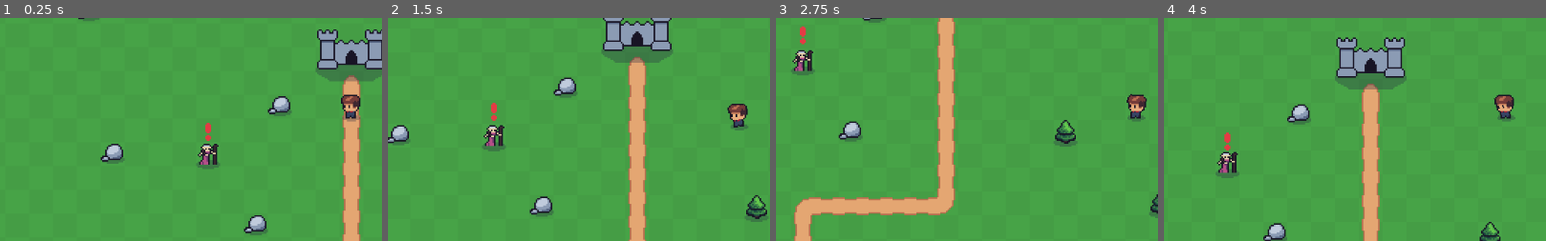
Above: before the commit, frames 1-4 (left to right).
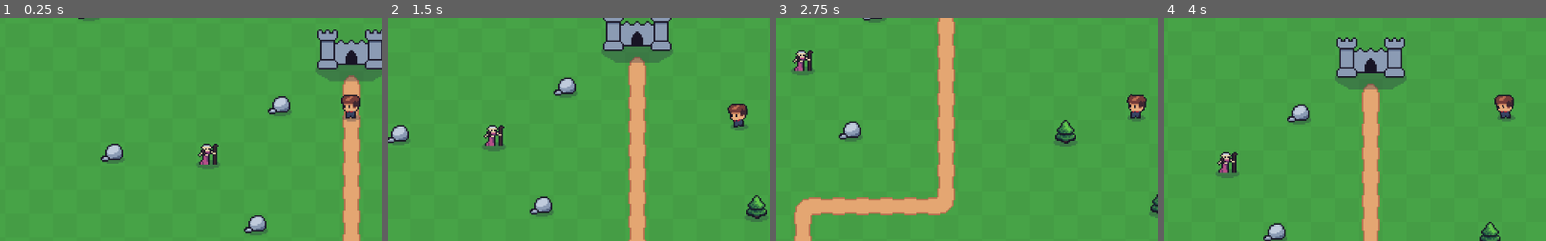
Above: after the commit, the same moments.

Repository: fionnfuchs/TowerDefense
Game: Godot game, scene res://scenes/PrototypeDefault.tscn
Two runs of this game, one before a commit and one after it. Both use one fixed random seed, a clock stepped at 60 frames per second and the inputs below. The project has no main scene, so this scene is started directly.
Inputs:
- Up to frame 1 (0.25 s): no input
- Up to frame 2 (1.5 s): tap Enter at 0.5 s; hold Right (ui_right) 0.53-1.28 s; tap 0 (0) at 0.6 s; tap 1 (1) at 0.8, 1.35 s; hold Down (ui_down) from 1.28 s (still down)
- Up to frame 3 (2.75 s): tap 2 (2) at 1.55, 2.1 s; release Down (ui_down) at 2.03 s; hold Right (ui_right) from 2.03 s (still down); tap 0 (0) at 2.3 s
- Up to frame 4 (4 s): release Right (ui_right) at 2.78 s; hold Up (ui_up) 2.78-3.53 s; tap 0 (0) at 2.85 s; tap 1 (1) at 3.05, 3.6 s; hold Left (ui_left) from 3.53 s (still down); tap 2 (2) at 3.8 s
The pictures show only the part of the screen within x 4-54%, y 30-80%; the shares and areas given below are measured in that part.

The runs differ from the first frame. In frame 1, 0.1% of the frame differs, in the area x 53-56%, y 47-56%; in frame 2, 0.1%; in frame 3, 0.1%, in the area x 6-8%, y 3-12%; in frame 4, 0.1%.

Commit message:
Add coin collection sound and fix druid exclamation mark

Diff:
--- /dev/null
+++ b/gdscript/Audio/GlobalSounds.gd
@@ -0,0 +1,13 @@
+extends Node2D
+
+
+func _ready():
+	Signals.connect("play_global_sound", self, "play_sound")
+
+func _process(delta):
+	position = Entities.player.position
+
+
+func play_sound(sound_name):
+	print("Playing Sound " + sound_name)
+	get_node(sound_name).play()
--- a/gdscript/Druid.gd
+++ b/gdscript/Druid.gd
@@ -2,8 +2,16 @@
 
 var grid_position = Vector2()
 
+onready var exclamation_symbol = $ExclamationSymbol
+
 func _ready():
 	position_changed()
+
+func _process(delta):
+	if Resources.resources["gold"] < 25:
+		exclamation_symbol.visible = false
+	else:
+		exclamation_symbol.visible = true
 
 func position_changed():
 	grid_position = Grid.get_grid_position(self.position)
--- a/gdscript/PickupResource.gd
+++ b/gdscript/PickupResource.gd
@@ -13,4 +13,6 @@
 
 func pick_up():
 	Resources.resources[resource_name] += amount
+	if resource_name == "gold":
+		Signals.emit_signal("play_global_sound", "CollectCoin")
 	queue_free()
--- a/gdscript/Singletons/Signals.gd
+++ b/gdscript/Singletons/Signals.gd
@@ -3,3 +3,4 @@
 signal trigger_build(building)
 signal interaction_target_changed(new_target)
 signal wave_beaten(wave_number)
+signal play_global_sound(sound_name)
--- a/scenes/PrototypeDefault.tscn
+++ b/scenes/PrototypeDefault.tscn
@@ -29,7 +29,9 @@
 [ext_resource path="res://scenes/DruidMenu.gd" type="Script" id=27]
 [ext_resource path="res://sprites/prototype/tool_select_1.png" type="Texture" id=28]
 [ext_resource path="res://gdscript/UI/InteractionModeIndicator.gd" type="Script" id=29]
+[ext_resource path="res://gdscript/Audio/GlobalSounds.gd" type="Script" id=30]
 [ext_resource path="res://sprites/prototype/supply_categorie_card.png" type="Texture" id=31]
+[ext_resource path="res://sounds/240781__f4ngy__coins-jingling.wav" type="AudioStream" id=32]
 
 [sub_resource type="CircleShape2D" id=1]
 
@@ -885,3 +887,9 @@
 cell_size = Vector2( 16, 16 )
 format = 1
 tile_data = PoolIntArray( -65536, 0, 2, 0, 0, 0, 65536, 0, 0, 131072, 0, 0, 196608, 0, 0, 262144, 0, 0, 327680, 0, 0, 3 …(459 unchanged characters)…
+
+[node name="GlobalSounds" type="Node2D" parent="."]
+script = ExtResource( 30 )
+
+[node name="CollectCoin" type="AudioStreamPlayer2D" parent="GlobalSounds"]
+stream = ExtResource( 32 )
Not shown: 1 places in scenes/PrototypeDefault.tscn that only renumber resources
Not shown, added: sounds/240781__f4ngy__coins-jingling.wav.import
Not shown, added: sounds/240781__f4ngy__coins-jingling.wav
